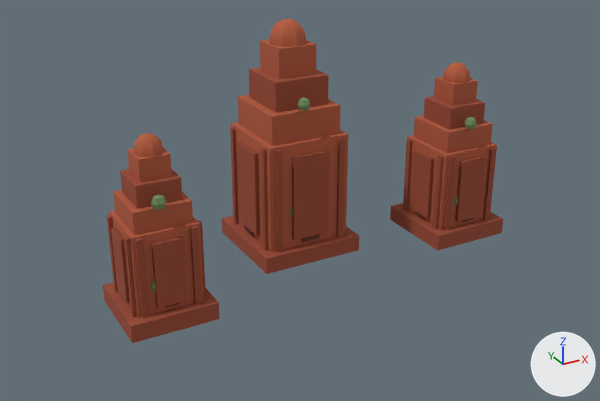
Renders of the glTF model models/world/lm-myson.glb from each side of a commit.
Both versions are drawn from a camera (50 mm lens) standing at (-11.08, -20.86, 11.6) and looking at (-0.43, -1.49, 1.91). The lights are fixed; the arrows at lower right show +X, +Y and +Z. The first picture is the older version. Where no turn or scale is listed for an object, it has been applied to the vertices. Vertices at exactly the same position are counted once.
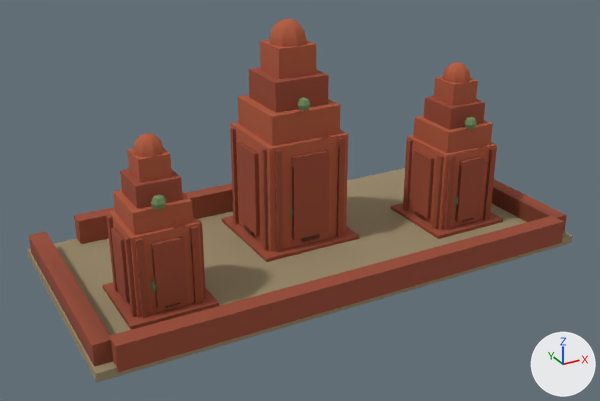
Where the newer file only moved an object's origin or applied its transform, the numbers keep the older frame.

Changed parts and their boxes (x1, y1, x2, y2) in the pictures (600 x 401 px):
```json
{"object": "Mesh_0", "change": "reshaped", "before": [103, 18, 503, 343], "after": [27, 18, 573, 383], "on screen": "36% wider, 12% taller"}
{"part": 1, "of": "me_mesh_0", "change": "added", "after": [27, 168, 573, 383], "on screen": "brown"}
{"part": 2, "of": "me_mesh_0", "change": "added", "after": [29, 232, 113, 366]}
{"part": 3, "of": "me_mesh_0", "change": "added", "after": [491, 179, 567, 233], "on screen": "brown"}
{"part": 4, "of": "me_mesh_0", "change": "added", "after": [109, 216, 564, 372], "on screen": "brown"}
{"part": 5, "of": "me_mesh_0", "change": "added", "after": [74, 183, 233, 244], "on screen": "brown"}
{"part": 6, "of": "me_mesh_0", "change": "edited", "before": [103, 34, 503, 330], "after": [103, 34, 503, 330], "on screen": "looks the same"}
```

The change, as JSON lines over the scene's bpy script:
```json
{"block": "me_mesh_0", "where": "# used by ob_mesh_0; location = (-6.2, 1.6, -0.15)"}
{"op": "remove", "block": "me_mesh_0", "code": "me_mesh_0.from_pydata(...)  # 1218 vertices, 2112 faces; spans x 0.0..12.49, y -4.8..0.0, z 0.0..7.02"}
{"op": "add", "block": "me_mesh_0", "code": "me_mesh_0.from_pydata(...)  # 1258 vertices, 2172 faces; spans x -1.3..13.7, y -6.25..1.05, z 0.0..7.02"}
{"block": "me_mesh_0", "change": "me_mesh_0 part 1: a new loose piece, a box spanning x -1.3..13.7, y -6.2..1.0, z 0.14..0.39, in mat_places"}
{"block": "me_mesh_0", "change": "me_mesh_0 part 2: a new loose piece, a box spanning x -1.25..-0.75, y -5.9..0.7, z 0.32..0.98, in mat_places"}
{"block": "me_mesh_0", "change": "me_mesh_0 part 3: a new loose piece, a box spanning x 13.15..13.65, y -5.9..0.7, z 0.32..0.98, in mat_places"}
{"block": "me_mesh_0", "change": "me_mesh_0 part 4: a new loose piece, a box spanning x -0.8..13.2, y -6.25..-5.75, z 0.29..1.01, in mat_places"}
{"block": "me_mesh_0", "change": "me_mesh_0 part 5: a new loose piece, a box spanning x 0.2..6.2, y 0.55..1.05, z 0.14..1.16, in mat_places"}
{"block": "me_mesh_0", "change": "me_mesh_0 part 6: 107 kept faces spanning x 0.0..12.49, y -4.8..0.0, z 0.0..6.67 get new vertex colours; the middle colour goes from brown #96482f to brown #92462d"}
```
